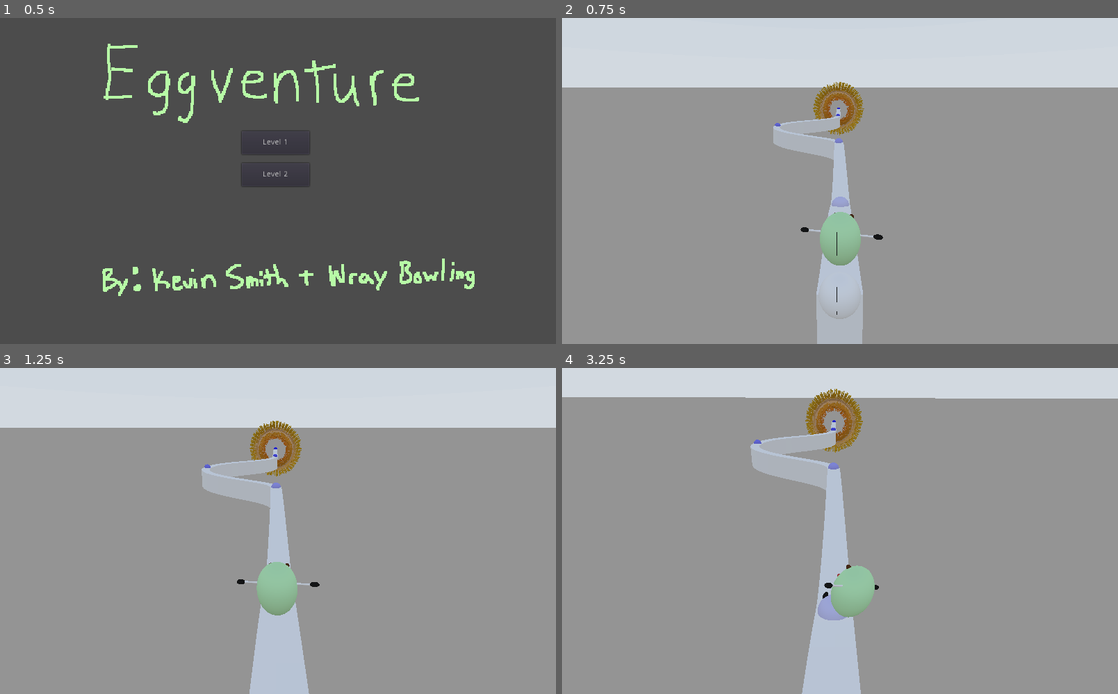
Above: before the commit, frames 1-4 (two rows, left to right).
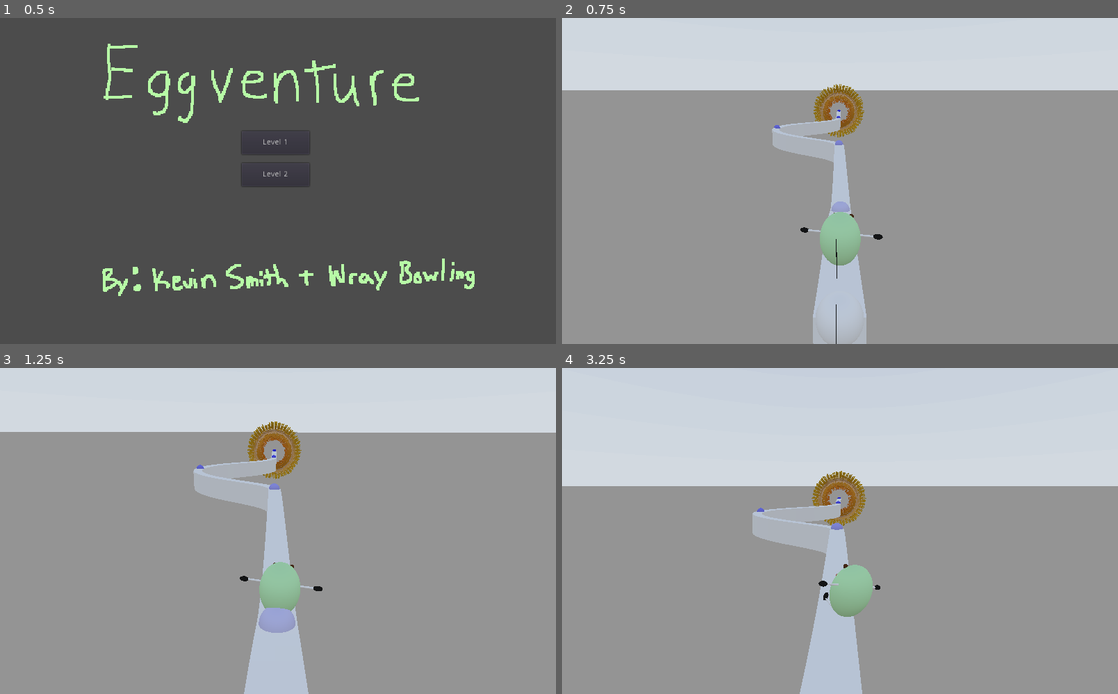
Above: after the commit, the same moments.

Repository: kevinms/godot-wild-jam-28
Game: Godot game, scene res://ui/MainMenu.tscn
The game is run twice, just before and just after one commit, with the same random seed, the same clock (stepped at 60 frames per second) and the same inputs. A sky picture missing from this copy of the repository is replaced by a grey-blue gradient.
Inputs:
- Up to frame 1 (0.5 s): no input
- Up to frame 2 (0.75 s): click "Level 1" at 0.5 s
- Up to frame 3 (1.25 s): no input
- Up to frame 4 (3.25 s): tap Enter (ui_accept) at 1.25, 1.52, 2.27 s; hold Right (ui_right) 1.28-2.03 s; hold Left (ui_left) 2.03-2.78 s; hold Right (ui_right) from 2.78 s (still down)

Frame 1 is identical in both runs. In frame 2, 2.2% of the frame differs, in the area x 0-100%, y 19-100%; in frame 3, 3.4%; in frame 4, 30%, in the area x 0-100%, y 6-100%.

Commit message:
Speed of egg is no independent of length of the path. It's not constant, but could be dynamically changed easily now.

Diff:
--- a/Egg.gd
+++ b/Egg.gd
@@ -11,6 +11,9 @@
 var prev_pos: Vector3
 var lean_angle: float
 var spin_speed: float
+
+var path_speed: float = 10.0
+var path_speed_scale: float = 1.0
 
 var user_lean_angle: float
 
@@ -34,12 +37,12 @@
 	return 0.0
 
 func path_surface_normal() -> Vector3:
-	return curve.interpolate_baked_up_vector(t * curve.get_baked_length(), true)
+	return curve.interpolate_baked_up_vector(t, true)
 
 func calc_path_curvature() -> float:
 	var offset = 1.0
 
-	var spot = t * curve.get_baked_length()
+	var spot = t
 
 	# Current forward vector
 	var forward: Vector3= -global_transform.basis.z.normalized()
@@ -74,9 +77,13 @@
 		fall_simulation()
 		return
 
+	var speed = path_speed * path_speed_scale
+	if $FallTimer.is_stopped():
+		$FallTimer.wait_time = 0.2 * path_speed_scale
+
 	# Position on path
-	t += (delta * 0.1)
-	var position = curve.interpolate_baked(t * curve.get_baked_length(), false)
+	t += min((delta * speed), curve.get_baked_length())
+	var position = curve.interpolate_baked(t, false)
 	global_transform.origin = position
 
 	# Orient the egg to be sitting on the wall and looking forward at all times
@@ -84,7 +91,7 @@
 	if global_transform.origin == prev_pos:
 		target = global_transform.origin - global_transform.basis.z.normalized()
 	#var surface_normal = get_floor_normal()
-	var surface_normal = curve.interpolate_baked_up_vector(t * curve.get_baked_length(), false)
+	var surface_normal = curve.interpolate_baked_up_vector(t, false)
 	look_at(target, surface_normal)
 
 	# Calc velocity
@@ -147,7 +154,10 @@
 	elif input_dir > 0:
 		user_lean_angle += delta * user_speed
 	else:
-		user_lean_angle += sign(user_lean_angle) * (delta * user_speed)
+		if user_lean_angle < 3.0:
+			user_lean_angle = 0
+		else:
+			user_lean_angle -= sign(user_lean_angle) * (delta * user_speed)
 
 	#var max_user_lean = fall_angle
 	var max_user_lean = fall_angle * 0.3
